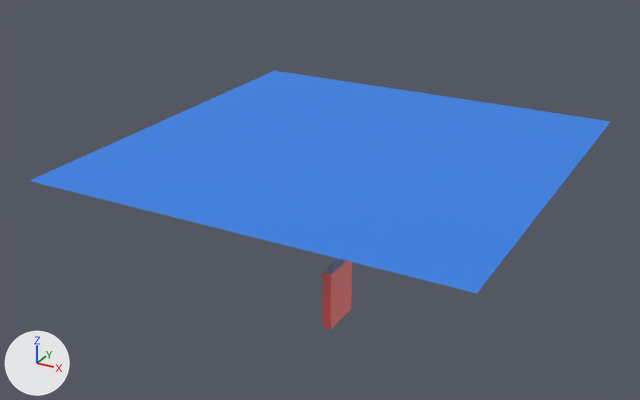
An edit to the Blender file book.blend, drawn before and after from the same camera.
The view is the same before and after, from a 50 mm lens placed at (1.77, -3.47, 2.3), pointed at (-0.13, 0.0, 0.56). Arrows for +X, +Y and +Z are at lower left; the lights stay in place.

The first picture shows 'Book0', 'Plane'.
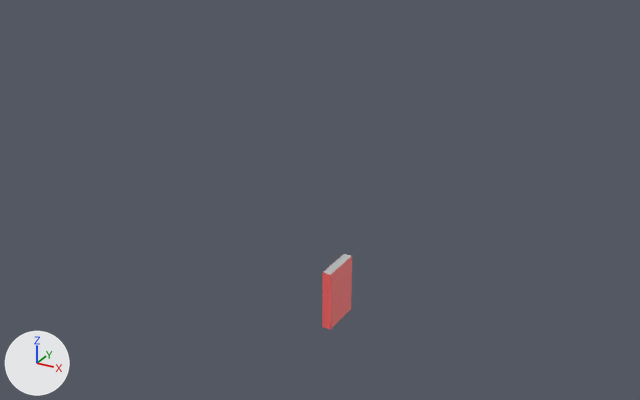
Pixel boxes [x1, y1, x2, y2] of what changed, in the pictures (640 x 400 px):
```json
{"object": "Plane", "change": "hidden", "before": [30, 71, 611, 293], "on screen": "blue"}
```

Scene script edits in JSON lines:
```json
{"op": "add", "block": "ob_plane", "code": "ob_plane.hide_set(True)"}
```
